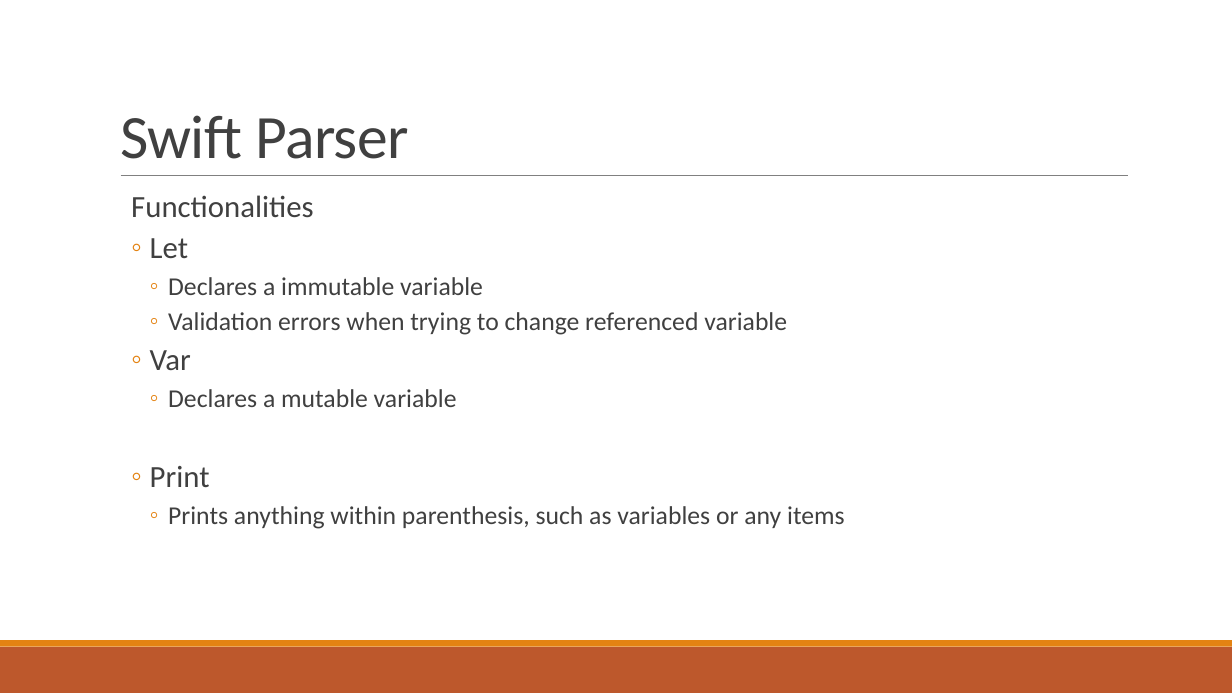
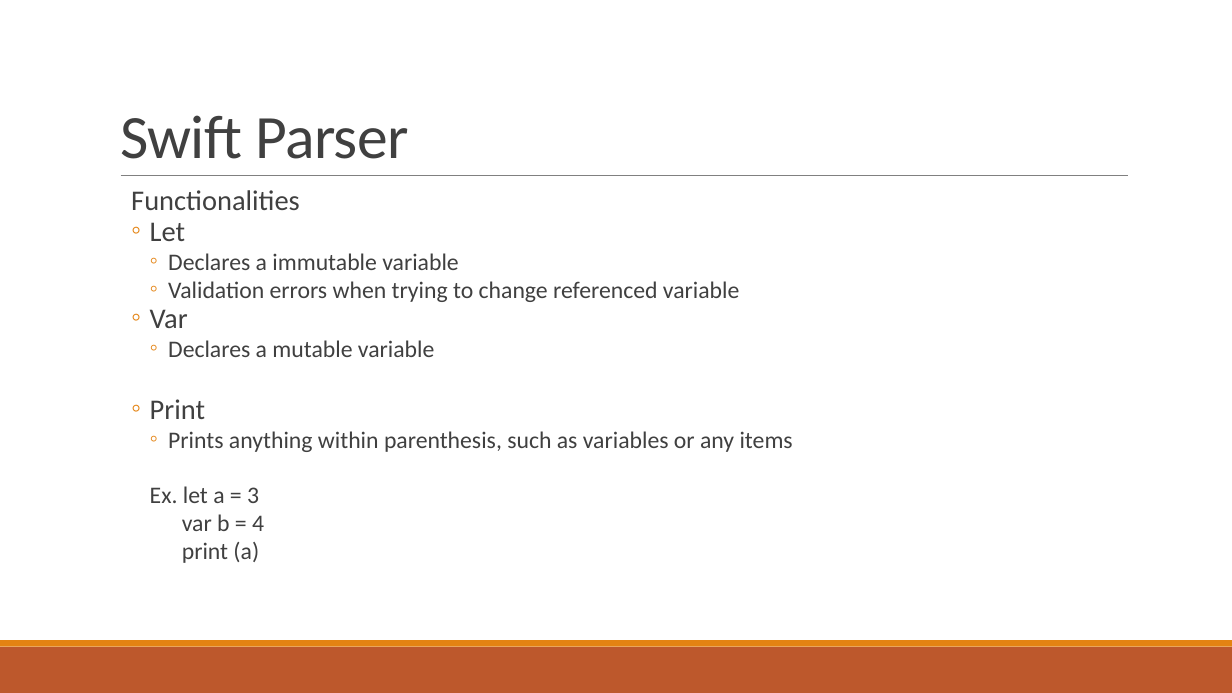
Before and after one commit to ericnam/PLFinalProject, a slide deck: slide 7 of PL-Final-Project.pptx. Drawn at 1232x693 pixels with LibreOffice and Linux fonts; fonts in the diff are those of the drawing. Boxes give left, top, right and bottom in pixels: in the first picture for what was removed or moved away, otherwise in the second. Text is boxed around its words. In the diff, an @@ line names an element or a change of style, - is before the commit and + after.

```diff
--- a/PL-Final-Project.pptx
+++ b/PL-Final-Project.pptx
@@ text at [131,190,793,452]: size 24 to 22.2 pt in "Functionalities", "Let", "Var", "Print"; size 20 to 18.5 pt in "Declares a immutable variable", "Validation errors when trying to change referenced ...", "Declares a mutable variable", "Prints anything within parenthesis, such as variables ..."; line spacing 0.9 to 0.7 @@
@@ text at [150,486,264,563]: paragraphs added @@
+    Ex. let a = 3
+    var b = 4
+    print (a)
```
Also in this commit, not shown: 3 other slides changed, 1 other file.
